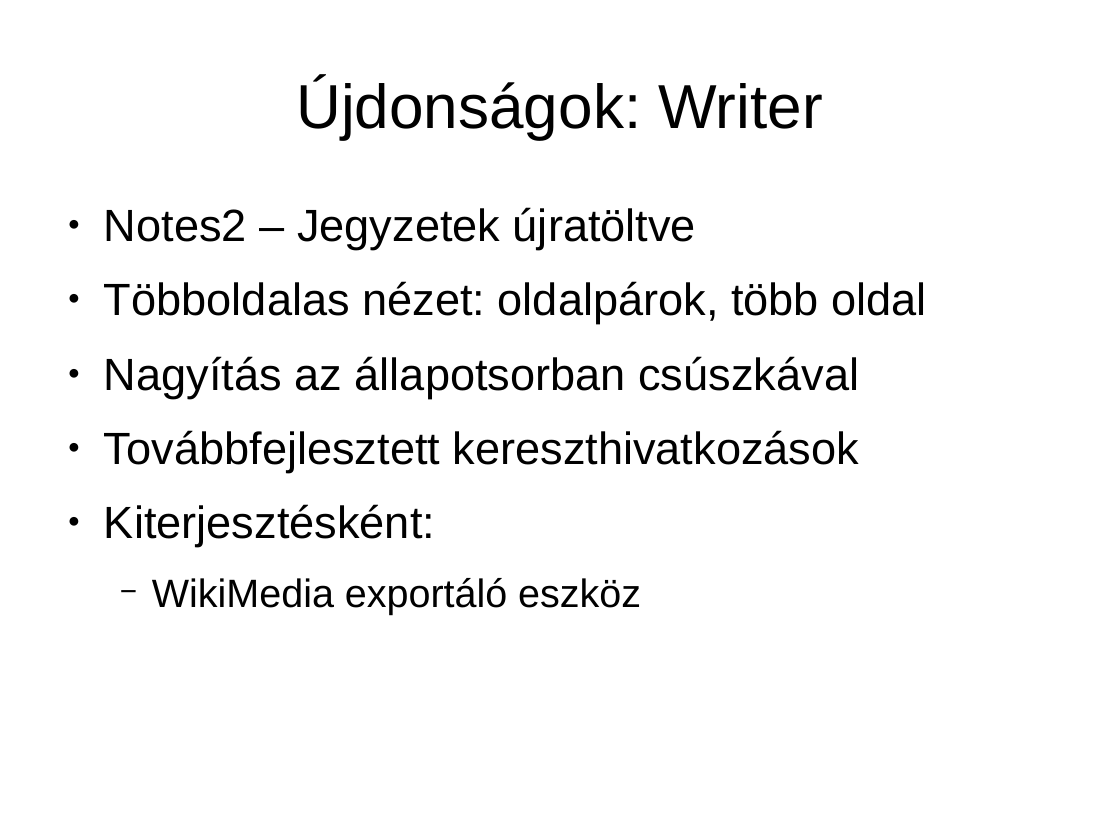
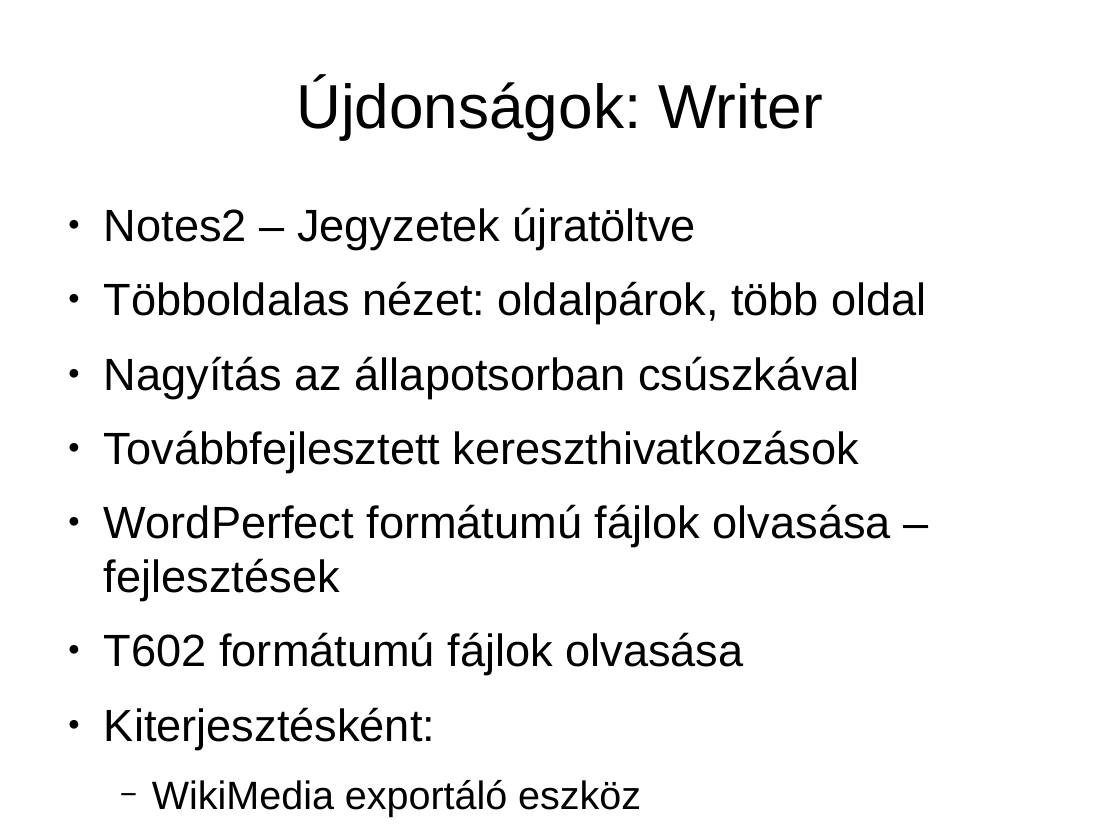
Before and after one commit to KAMI911/oxygenoffice, a slide deck: slide 11 of documents/marketing/hu/OpenOffice.org3_ujdonsagai.odp (slide 10 before the commit). Drawn at 1120x840 pixels with LibreOffice and Linux fonts; fonts in the diff are those of the drawing. Boxes give left, top, right and bottom in pixels: in the first picture for what was removed or moved away, otherwise in the second. Text is boxed around its words. In the diff, an @@ line names an element or a change of style, - is before the commit and + after.

```diff
--- a/documents/marketing/hu/OpenOffice.org3_ujdonsagai.odp
+++ b/documents/marketing/hu/OpenOffice.org3_ujdonsagai.odp
@@ text at (x1=104, y1=504, x2=891, y2=675): paragraphs added @@
+● WordPerfect formátumú fájlok olvasása – fejlesztések
+● T602 formátumú fájlok olvasása
```
Also in this commit, not shown: 7 other slides changed, 2 slides added.
